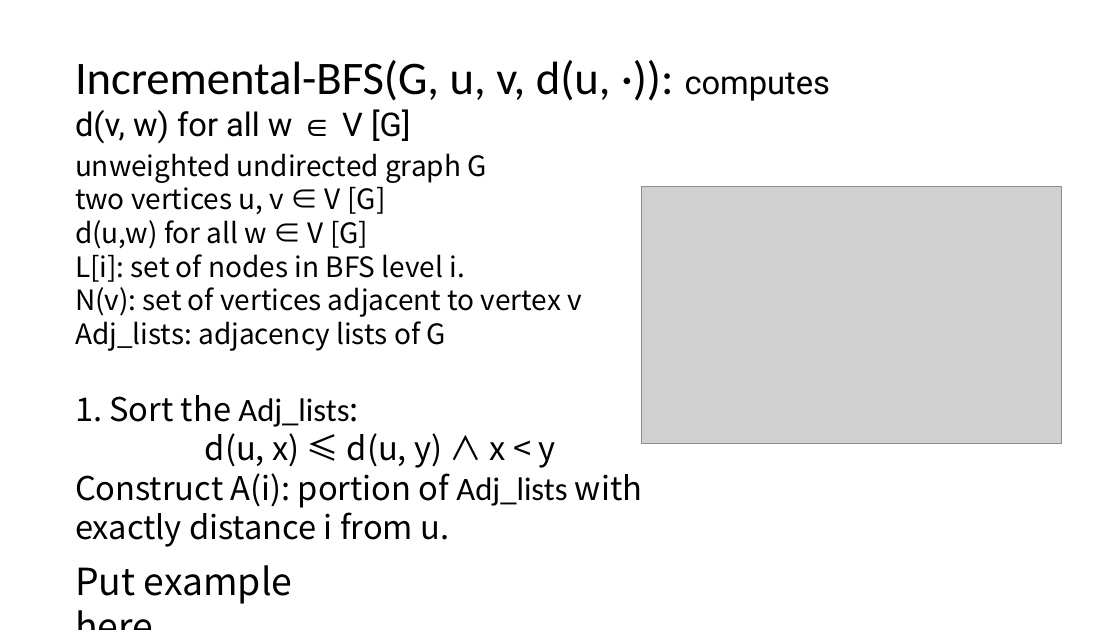
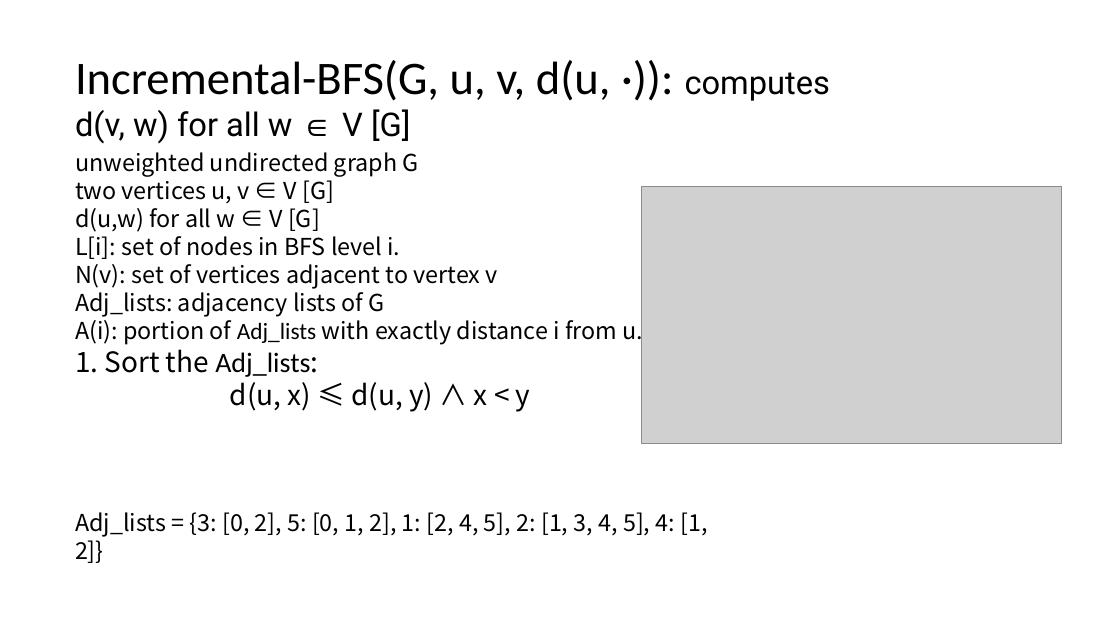
Before and after one commit to KSDeng/CS5234_miniproject, a slide deck: slide 19 of slide.pptx. Drawn at 1120x630 pixels with LibreOffice and Linux fonts; fonts in the diff are those of the drawing; grey boxes stand for pictures. Boxes give left, top, right and bottom in pixels: in the first picture for what was removed or moved away, otherwise in the second. Text is boxed around its words. In the diff, an @@ line names an element or a change of style, - is before the commit and + after.

```diff
--- a/slide.pptx
+++ b/slide.pptx
@@ text at (x1=75, y1=152, x2=531, y2=412): size 24 to 20 pt in "unweighted undirected graph G", "two vertices u, v ∈ V [G]", "d(u,w) for all w ∈ V [G]", "L[i]: set of nodes in BFS level ..." and 2 more places; size 28 to 24 pt in "1. Sort the Adj_lists:", "d(u, x) ≤ d(u, y) ∧ x ..." @@
@@ text at (x1=75, y1=316, x2=644, y2=346): paragraph added @@
+A(i): portion of Adj_lists with exactly distance i from u.
@@ text at (x1=75, y1=466, x2=642, y2=547): paragraph removed @@
-Construct A(i): portion of Adj_lists with exactly distance i from u.
@@ text added at (x1=75, y1=512, x2=707, y2=563), 20 pt, text #000000 @@
+Adj_lists = {3: [0, 2], 5: [0, 1, 2], 1: [2, 4, 5], 2: [1, 3, 4, 5], 4: [1, 2]}
@@ text removed at (x1=75, y1=565, x2=293, y2=604) @@
-Put example here
```
Also in this commit, not shown: 9 other slides changed, 3 other files.
